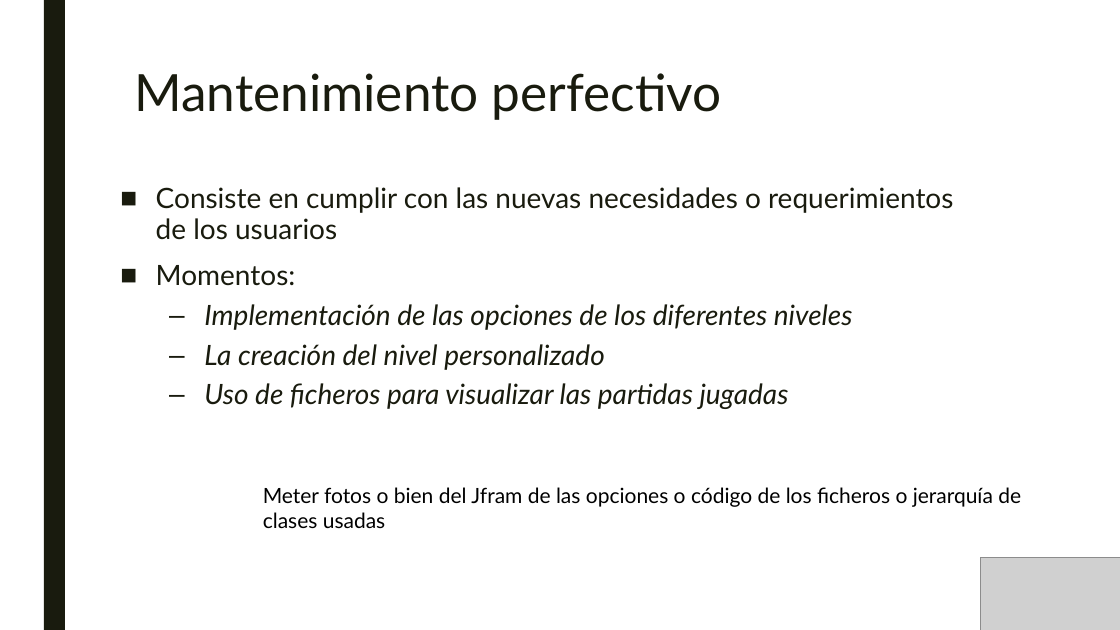
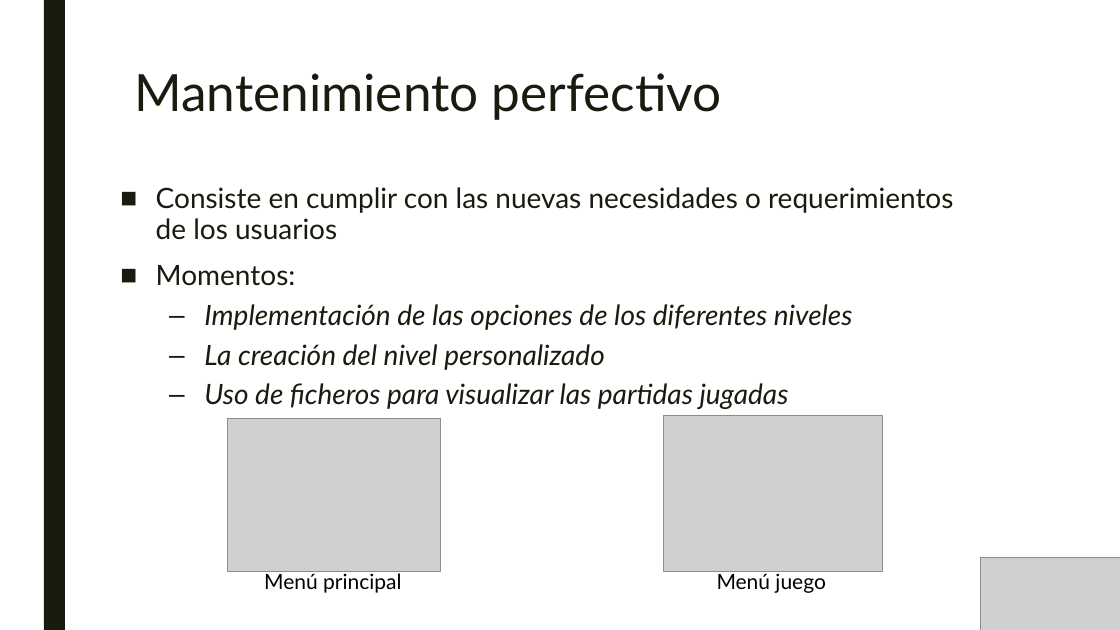
Before and after one commit to SombraJ/practicaAIS, a slide deck: slide 15 of Gestión de un proyecto Software.pptx. Drawn at 1120x630 pixels with LibreOffice and Linux fonts; fonts in the diff are those of the drawing; grey boxes stand for pictures. Boxes give left, top, right and bottom in pixels: in the first picture for what was removed or moved away, otherwise in the second. Text is boxed around its words. In the diff, an @@ line names an element or a change of style, - is before the commit and + after.

```diff
--- a/Gestión de un proyecto Software.pptx
+++ b/Gestión de un proyecto Software.pptx
@@ picture added at (228,418,441,571) @@
@@ picture added at (664,416,883,571) @@
@@ text removed at (263,487,1021,528) @@
-Meter fotos o bien del Jfram de las opciones o código de los ficheros o jerarquía de clases usadas
@@ text added at (264,571,401,593), 18 pt, text #000000 @@
+Menú principal
@@ text added at (717,571,825,593), 18 pt, text #000000 @@
+Menú juego
```
Also in this commit, not shown: 8 other slides changed.
